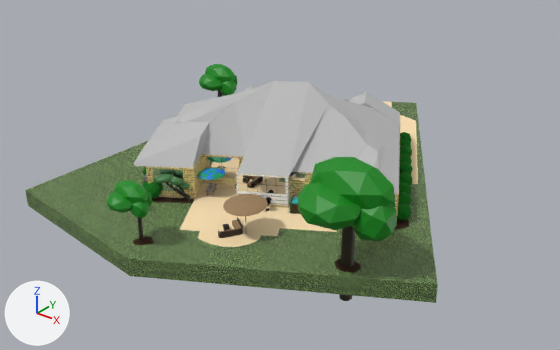
Renders of the glTF model Gangsta Wizards/Main/BUILDINGS/Residential/R-3/Tipp.glb from each side of a commit.
Both versions are drawn from a 50 mm lens placed at (55.0, -97.2, 42.7), pointed at (-0.6, -27.7, -0.4). Arrows for +X, +Y and +Z are at lower left; the lights stay in place. The first picture is the older version. Where no turn or scale is listed for an object, it has been applied to the vertices.

Objects in the first picture: 'Building', 'Concrete', 'Ground', 'Leaves', 'Roof', 'Shrubs', 'Trunk', 'Umbrella1.001' and 6 more.
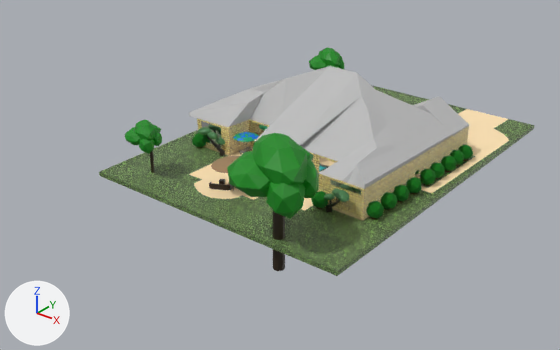
ob_1___phys is not drawn itself; it is the parent of ob_bouch, ob_building, ob_concrete, ob_cu, ob_firepit, ob_garage_door, ob_glass_table, ob_grille.
ob_3___no_cols is not drawn itself; it is the parent of ob_doors, ob_ht_water, ob_lantern_005, ob_leaves, ob_shrubs, ob_umbrella1, ob_umbrella1_001.

Where the change shows, as pixel boxes [x1, y1, x2, y2] in the pictures (560 x 350 px):
'Ground', deleted (green): before [26, 100, 438, 303]
'Roof', moved, turned: before [134, 81, 400, 194]; after [189, 66, 469, 189]
'Ground.001', added (green): after [99, 85, 534, 276]
'Leaves', moved, turned: before [106, 64, 397, 241]; after [125, 47, 344, 219]
'Building', moved, turned: before [146, 138, 400, 226]; after [197, 118, 469, 221]
'Concrete', moved, turned: before [179, 102, 418, 247]; after [189, 109, 509, 210]
'Shrubs', moved, turned: before [143, 132, 413, 222]; after [192, 133, 473, 219]
'Trunk', moved, turned: before [137, 90, 355, 301]; after [150, 151, 285, 271]
'Umbrella1.001', moved, turned: before [223, 194, 268, 222]; after [211, 156, 240, 191]
'Tree4', moved, turned: before [155, 174, 190, 201]; after [198, 127, 349, 212]
'Umbrella1', moved, turned: before [197, 168, 225, 186]; after [233, 132, 259, 150]
'Bouch', moved, turned: before [218, 217, 243, 238]; after [209, 182, 233, 190]
'Hot Tub', moved, turned (not visible afterwards): before [289, 195, 300, 214]
'Glass Table', moved, turned: before [206, 183, 217, 195]; after [239, 146, 253, 154]
'Firepit', moved, turned: before [223, 224, 229, 231]; after [219, 179, 225, 184]
'Grille', moved, turned (not visible afterwards): before [265, 197, 271, 212]
'HT Water', moved, turned (not visible afterwards): before [292, 198, 298, 204]
'CU', moved, turned (not visible afterwards): before [144, 174, 148, 181]

The change, as a list of edits to the scene's bpy script:
```text
Add me_cube_016:
    me_cube_016.from_pydata(...)  # 240 vertices, 480 faces; spans x -18.9..18.3, y -41.8..8.1, z -0.7..-0.2
    # faces by material slot: [477, 3]
    me_cube_016.materials.append(mat_grass)  # picture img_grass
    me_cube_016.materials.append(mat_conc)  # beige #ffe4b5
Change ob_1___phys:
    ob_1___phys.location: (-3.441, 0.0, -5.056) -> (12.15, 5.415, -5.056)
    ob_1___phys.rotation_euler: (0.0, 0.0, 0.0) -> (0.0, 0.0, -0.558)  # degrees (0, 0, 0) -> degrees (0, 0, -32)
Remove ob_ground:
    ob_ground = bpy.data.objects.new('Ground', me_plane_001)
    ob_ground.location = (0.0, 0.0, 0.0)
Change ob_3___no_cols:
    ob_3___no_cols.location: (2.668, 0.0, -5.056) -> (17.33, 2.181, -5.056)
    ob_3___no_cols.rotation_euler: (0.0, 0.0, 0.0) -> (0.0, 0.0, -0.558)  # degrees (0, 0, 0) -> degrees (0, 0, -32)
Add ob_ground_001:
    ob_ground_001 = bpy.data.objects.new('Ground.001', me_cube_016)
    ob_ground_001.location = (0.0, 0.0, 0.0)
```
